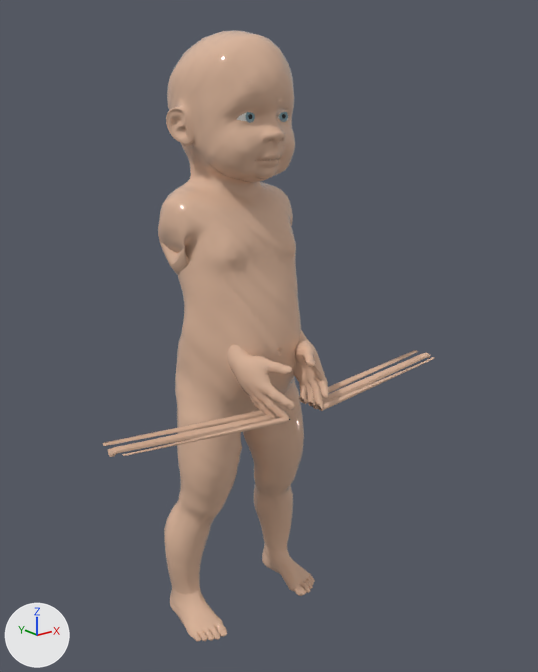
Renders of the glTF model public/bodymap3d/v3/real-human/body-baby-maennlich-real-v3.glb from each side of a commit.
Both versions are drawn from a 50 mm lens placed at (-0.485, -0.638, 0.609), pointed at (0.019, -0.008, 0.357). The axes (+X, +Y, +Z) are drawn at lower left. The lights are the same throughout. The picture after the commit comes second. Vertices at exactly the same position are counted once.

The first picture shows 'real-human-body' and 3 more.
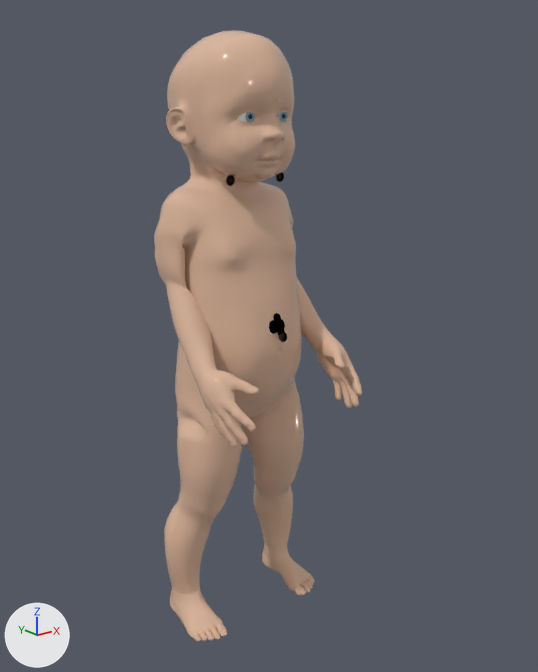
Boxes [x1, y1, x2, y2] around the edits, measured in the pictures (538 x 672 px; the box of a moved part takes in the faces that stretch with it):
'real-human-body', reshaped (37% narrower): before [103, 30, 435, 642]; after [154, 30, 362, 642]
'real-human-penis', added: after [273, 313, 285, 336]
'real-human-scrotum-left', added: after [269, 320, 277, 334]
'real-human-glans', added: after [279, 332, 287, 342]
'real-human-areola-left', added: after [226, 175, 235, 186]
part 1 of me_real_human_body, moved or reshaped: before [103, 187, 435, 457]; after [154, 185, 362, 448]

Diff of the bpy script that builds the scene:
```diff
--- a/public/bodymap3d/v3/real-human/body-baby-maennlich-real-v3.glb.py
+++ b/public/bodymap3d/v3/real-human/body-baby-maennlich-real-v3.glb.py
@@ mat_genital_mucosa @@
+mat_genital_mucosa = principled_material('genital_mucosa')
+mat_genital_mucosa.base_color = (0.55, 0.27, 0.26)  # pink #c48e8b
+mat_genital_mucosa.roughness = 0.48
@@ mat_areola_skin @@
+mat_areola_skin = principled_material('areola_skin')
+mat_areola_skin.base_color = (0.48, 0.25, 0.2)  # beige #b8897c
+mat_areola_skin.roughness = 0.58
@@ me_real_human_body @@
 # used by ob_real_human_body; location = (0.0, 0.0, 0.0)
-me_real_human_body.from_pydata(...)  # 13380 vertices, 26756 faces; spans x -0.219..0.219, y -0.103..0.103, z 0.0..0.68
+me_real_human_body.from_pydata(...)  # 13380 vertices, 26756 faces; spans x -0.096..0.096, y -0.103..0.103, z 0.0..0.68
+# me_real_human_body part 1: 4174 of 13380 vertices moved; they spanned x -0.219..0.219, y -0.103..0.07, z 0.262..0.515 and now span x -0.096..0.096, y -0.103..0.07, z 0.262..0.516; mean shift (0.0, 0.0, -0.008); largest move (-0.218, -0.076, 0.307) -> (-0.082, -0.076, 0.275)
 me_real_human_body.materials.append(mat_skin_real_human)
@@ me_real_human_scrotum_left @@
+me_real_human_scrotum_left.from_pydata(...)  # a UV sphere (22 segments, 14 rings, poles along z) spanning x -0.0104..0.0009, y -0.0495..-0.039, z 0.3724..0.3884
+me_real_human_scrotum_left.materials.append(mat_skin_real_human)  # its picture is missing
@@ me_real_human_glans @@
+me_real_human_glans.from_pydata(...)  # 351 vertices, 696 faces; spans x -0.00453..0.00453, y -0.06032..-0.05164, z 0.36617..0.3768
+me_real_human_glans.materials.append(mat_genital_mucosa)  # pink #c48e8b
@@ me_real_human_penis @@
+me_real_human_penis.from_pydata(...)  # 364 vertices, 720 faces; spans x -0.004..0.004, y -0.0575..-0.0418, z 0.3698..0.3953
+me_real_human_penis.materials.append(mat_skin_real_human)  # its picture is missing
@@ me_real_human_areola_left @@
+me_real_human_areola_left.from_pydata(...)  # a UV sphere (20 segments, 12 rings, poles along z) spanning x -0.03808..-0.0272, y -0.01169..-0.00829, z 0.52836..0.53924
+me_real_human_areola_left.materials.append(mat_areola_skin)  # beige #b8897c
@@ ob_real_human_scrotum_left @@
+ob_real_human_scrotum_left = bpy.data.objects.new('real-human-scrotum-left', me_real_human_scrotum_left)
+ob_real_human_scrotum_left.location = (0.0, 0.0, 0.0)
@@ ob_real_human_glans @@
+ob_real_human_glans = bpy.data.objects.new('real-human-glans', me_real_human_glans)
+ob_real_human_glans.location = (0.0, 0.0, 0.0)
@@ ob_real_human_penis @@
+ob_real_human_penis = bpy.data.objects.new('real-human-penis', me_real_human_penis)
+ob_real_human_penis.location = (0.0, 0.0, 0.0)
@@ ob_real_human_areola_left @@
+ob_real_human_areola_left = bpy.data.objects.new('real-human-areola-left', me_real_human_areola_left)
+ob_real_human_areola_left.location = (0.0, 0.0, 0.0)
```
